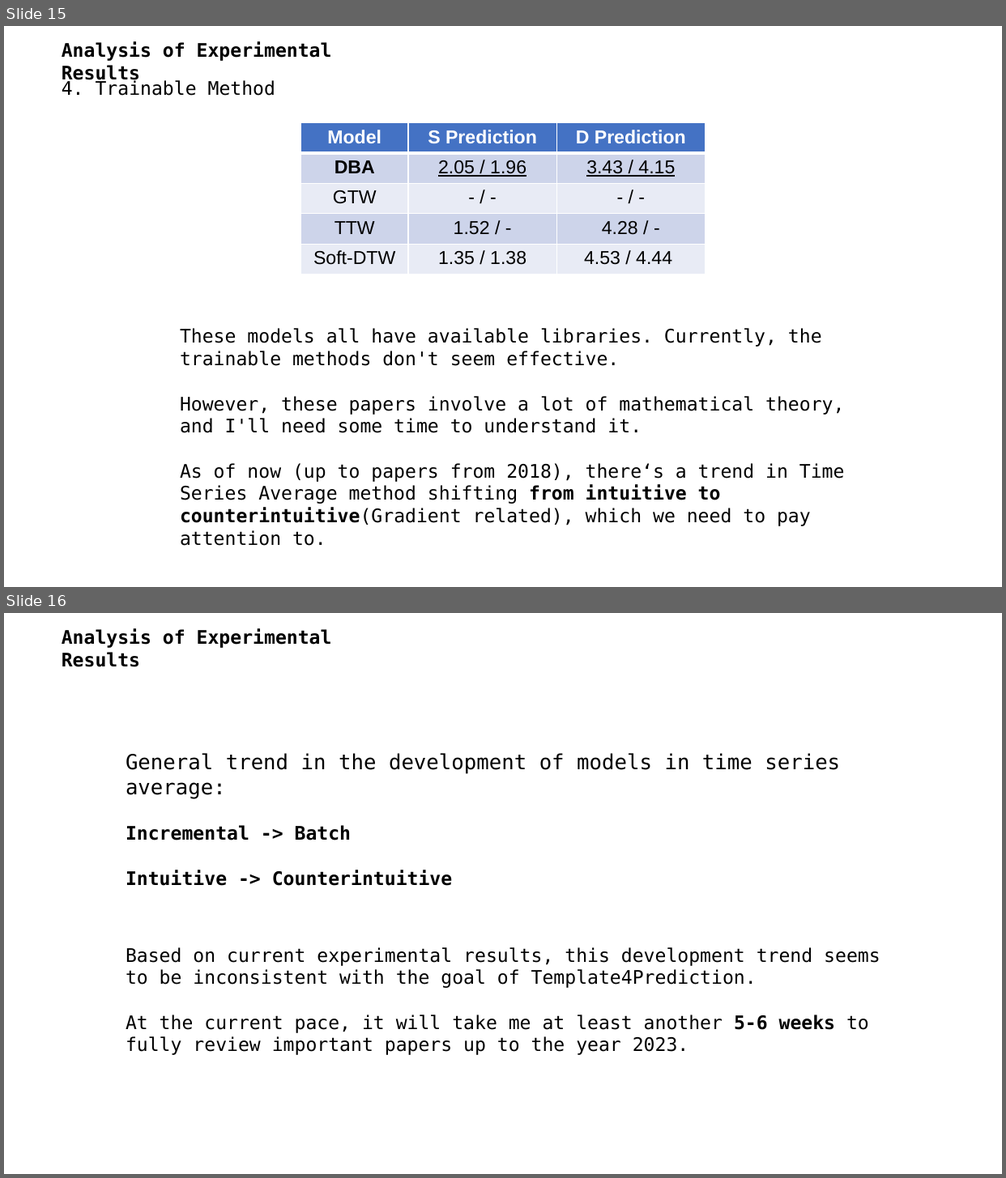
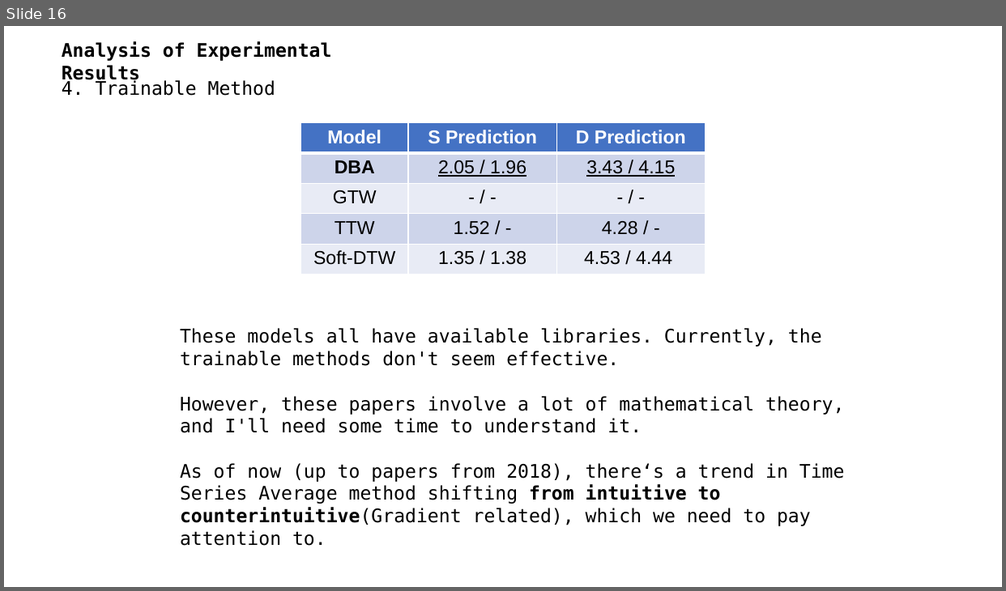
Before and after one commit to A-Big-Tortoise/Presentation, a slide deck: Presentation_1212_JiayuChen.pptx. Shown one above the other, each under a label of ours: slides 15 and 16 before the commit, slide 16 after it. The pictures are 1006x1178 and 1006x591 pixels, drawn with LibreOffice and Linux fonts; fonts in the diff are those of the drawing. Boxes give left, top, right and bottom in pixels: in the first picture for what was removed or moved away, otherwise in the second. Text is boxed around its words. In the diff, an @@ line names an element or a change of style, - is before the commit and + after.

```diff
--- a/Presentation_1212_JiayuChen.pptx
+++ b/Presentation_1212_JiayuChen.pptx
@@ slide 16 removed at box(4, 613, 1002, 1174), background #FFFFFF @@
@@ text removed at box(62, 628, 332, 667) @@
-Analysis of Experimental Results
@@ text removed at box(126, 753, 840, 886) @@
-General trend in the development of models in time series average:
-Incremental -> Batch
-Intuitive -> Counterintuitive
@@ text removed at box(126, 948, 880, 1055) @@
-Based on current experimental results, this development trend seems to be inconsistent with the goal of Template4Prediction.
-At the current pace, it will take me at least another 5-6 weeks to fully review important papers up to the year 2023.
@@ what was slide 15 is now slide 16 @@
```
Also in this commit, not shown: 1 slide changed, 7 slides added, 12 other slides removed.
